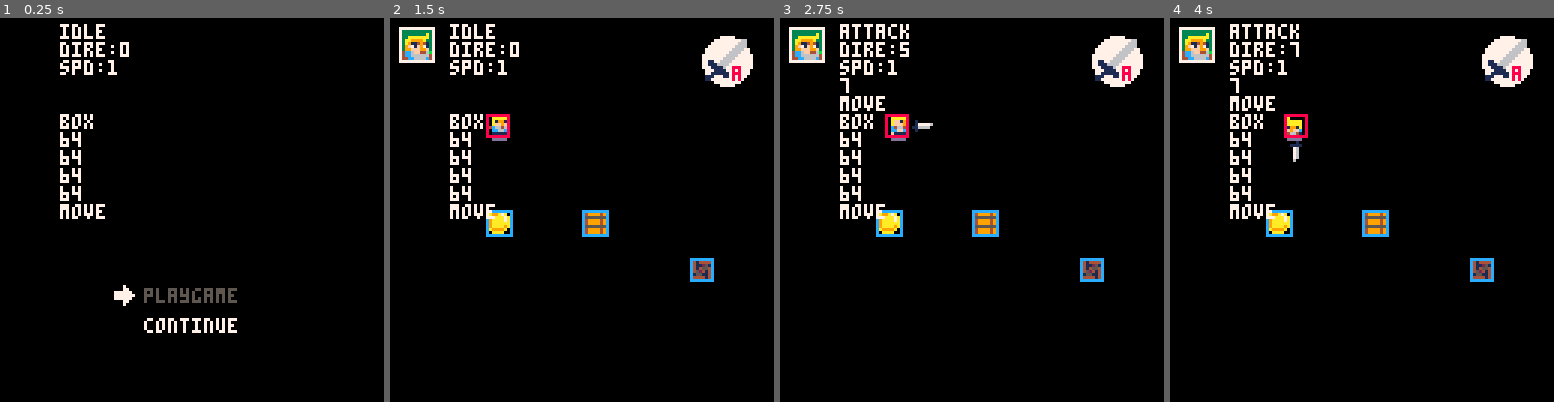
Above: before the commit, frames 1-4 (left to right).
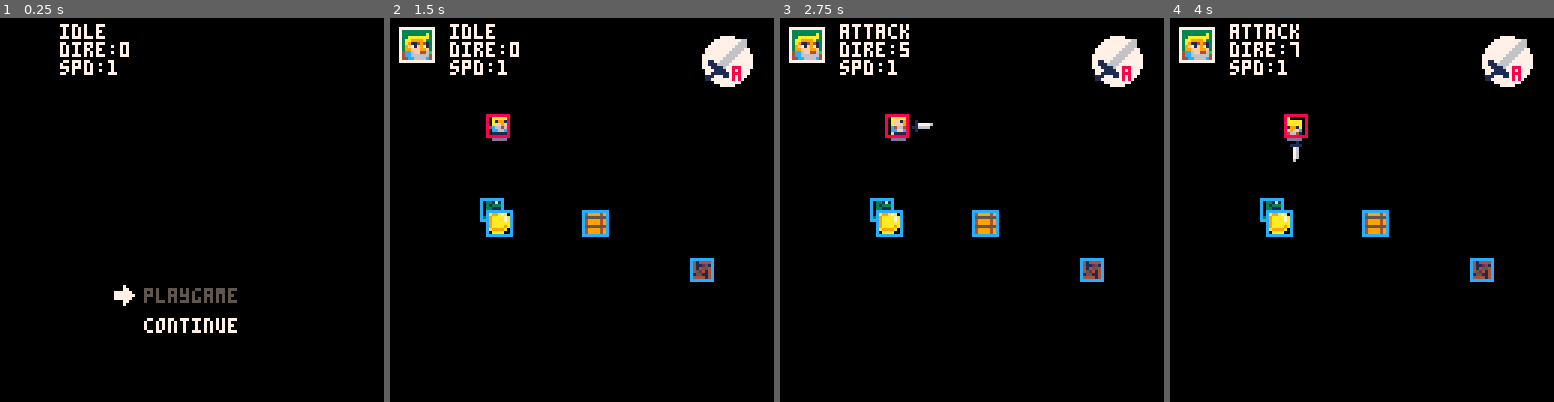
Above: after the commit, the same moments.

Repository: yuwangyu-Hub/pico8arpg
Game: PICO-8 cartridge arpg.p8
The game is run twice, just before and just after one commit, with the same random seed, the same clock (stepped at 60 frames per second) and the same inputs.
Inputs:
- Up to frame 1 (0.25 s): no input
- Up to frame 2 (1.5 s): tap X (X key) at 0.33, 1.07 s; tap O (Z key) at 0.7 s
- Up to frame 3 (2.75 s): hold Right 1.6-2.1 s; tap O (Z key) at 1.7, 2.1, 2.5 s; tap X (X key) at 1.85 s; hold Up 2.15-2.42 s; hold Right from 2.47 s (still down)
- Up to frame 4 (4 s): tap O (Z key) at 2.9, 3.3, 3.7 s; tap X (X key) at 2.97 s; release Right at 3.03 s; hold Left 3.08-3.58 s; hold Down 3.63-3.97 s

The runs differ from the first frame. In frame 1, 0.9% of the frame differs, in the area x 15-28%, y 25-53%; in frame 2, 1.1%; in frame 3, 1.4%, in the area x 15-30%, y 15-54%; in frame 4, 1.4%.

Commit message:
2025-6-19
优化了代码，节省了代币

Diff:
--- /dev/null
+++ b/0_LittleDemo/trace.p8
@@ -0,0 +1,53 @@
+pico-8 cartridge // http://www.pico-8.com
+version 41
+__lua__
+
+--lookat library
+--andy c
+function atan(x1, y1, x2, y2)
+--finds the angle between x & y
+    local x = x2 - x1
+    local y = y2 - y1
+    return atan2(x, y)
+end
+
+function distance(x1, y1, x2, y2)
+    return sqrt((x2 - x1) ^ 2 + (y2 - y1) ^ 2)
+end
+
+function lookat(x1,y1,x2,y2)
+--steps x toward y
+    local x = cos(atan(x1,y1,x2,y2))
+ local y = sin(atan(x1,y1,x2,y2))
+ return x,y
+end
+
+--example
+function _init()
+ obj = {x=63,y=63}
+ trgt = {x=rnd(127),y=rnd(127)}
+end
+
+function _update60()
+    vx,vy = lookat(obj.x,obj.y,trgt.x,trgt.y)
+    obj.x += vx
+    obj.y += vy
+    if abs(distance(obj.x,obj.y,trgt.x,trgt.y)) <= 1 then
+        run()
+    end
+end
+
+function _draw()
+    cls()
+    spr(1,obj.x,obj.y)
+    spr(2,trgt.x,trgt.y)
+end
+__gfx__
+0000000000dddd000066660000000000000000000000000000000000000000000000000000000000000000000000000000000000000000000000000000000000
+000000000dccccd00688886000000000000000000000000000000000000000000000000000000000000000000000000000000000000000000000000000000000
+00700700dccccccd6888888600000000000000000000000000000000000000000000000000000000000000000000000000000000000000000000000000000000
+00077000dccccccd6888888600000000000000000000000000000000000000000000000000000000000000000000000000000000000000000000000000000000
+00077000dccccccd6888888600000000000000000000000000000000000000000000000000000000000000000000000000000000000000000000000000000000
+00700700dccccccd6888888600000000000000000000000000000000000000000000000000000000000000000000000000000000000000000000000000000000
+000000000dccccd00688886000000000000000000000000000000000000000000000000000000000000000000000000000000000000000000000000000000000
+0000000000dddd000066660000000000000000000000000000000000000000000000000000000000000000000000000000000000000000000000000000000000
--- a/action.lua
+++ b/action.lua
@@ -3,18 +3,9 @@
 	if sb.state!= sb.allstate.roll and sb.state!= sb.allstate.attack then
 		input_direct_sys(sb)
 	end
-	--[[当为斜方向，且上一次的方向不是斜方向时，第一时间进行角色位置修正
-	if sb.lastdire!=sb.dire and (sb.dire==2 or sb.dire==4 or sb.dire==6 or sb.dire==8) then
-		sb.x=flr(sb.x)+.5
-		sb.y=flr(sb.y)+.5
-	elseif sb.dire==1 or sb.dire==3 or sb.dire==5 or sb.dire==7 then --当回到正角度将清理小数值
-		sb.x=flr(sb.x)
-		sb.y=flr(sb.y)
-	end]]
 	--角色移动加成（翻滚或移动或推）
 	if (sb.dire>0 or sb.state==sb.allstate.roll) and sb.state!=sb.allstate.attack then
-		sb.x=sb.x+sb.spd.spx
-		sb.y=sb.y+sb.spd.spy
+		sb.x,sb.y=sb.x+sb.spd.spx,sb.y+sb.spd.spy
 	end
 	local switchstate={
 		idle = function()
@@ -33,27 +24,11 @@
 		end,
 		move = function()
 			--sb.speed = nomalize(sb,.7,1)
-			--需求：如果是可以推动的物体，进行推动
-			local _obj
-			local moreclose =128
-			for o in all(obj) do
-				if sqrt(abs(o.x-sb.x)+abs(o.y-sb.y)) < moreclose then
-					moreclose=sqrt(abs(o.x-sb.x)+abs(o.y-sb.y))
-					_obj=o
-				end
-			end
+			local _obj=cdis(obj,wy)
 			local colldire=checkdir(_obj,sb)--检测方向
-			debug=colldire
 			if ck_item(_obj,sb,0,0,0,0) then
-				debug1="ck_item"
-				--and (a== wy.dire or b == wy.dire or c == wy.dire) then
-				--注意，因为pico-8的缺陷，所以存在如果要斜角度归一化，那么像素级别的碰撞，在右边和下边两个角度上，斜角度移动会在设置的像素碰撞上再进一个像素
-				--检测碰撞方向
-				--如果监测到移动前方有物体（flag get）进入push状态
 				move_and_push(_obj,sb,colldire)
-
 			else
-				debug1="move"
 				move(sb)
 				move_anim(sb)
 			end
@@ -61,7 +36,6 @@
 				sb.move_t=0
 				sb.state=sb.allstate.idle
 			end
-			--状态切换
 			if sb.isattack then
                 attack_swordpos(sb)
 				sb.state=sb.allstate.attack
@@ -100,13 +74,6 @@
 				sb.state=sb.allstate.idle
 			end
 		end,
-        push=function()
-			--推动
-			if sb.dire==0 then --如果检测碰撞返回false
-        		sb.state=sb.allstate.idle
-            end
-			--sb.frame=sb.sprs.push[(colldire+1)/2]
-        end,
 		hurt=function()
 		end,
 		death=function()
--- a/arpg.p8
+++ b/arpg.p8
@@ -36,14 +37,14 @@
 00777777777777000222000a0000a000008880000080800000000000000000000000000000600400000009000000000000000000000000000000000000000000
 00000000000000000000000000000000000800000008000000000000000000000000000004044000000000000000000000000000000000000000000000000000
 00000000000000000000000000000000000000000000000000000000000000000000000000000000000000000000000000000000000000000000000000000000
-00000000000000000333300003333000000000000000000000000000000000000000000000000000040000044000004000888800000000000808880008088800
-000bb0000000000001f1330001f133001100001100000000020000200000000000566600005666004044404004044404888ff88800888800808f1880808f1880
-00b7bb00000000003333130033331300e111111e00111100002444420024444005666660056666600466640000466640081ff180888ff888f8f1ff80f8f1ff80
-0baabbb00b7bbb3011113300111133000e1212e00112121022241412022414125516616005166166466176400466176408f11f80081ff180f8f1ff80f8f1ff80
-0bbbbb30babbbbb3bbb33000bbb33000001b1b001e1b1be1002444400224444255666660056666660461140000461140808ff80888f11f88808f1880808f1880
-03bbb3303bbbbb330a3333030a33300300011100e001110e0222a5a20022a5a25551166005511666004640000004640080088008808ff8080028882000288820
-00333300033333300ab3a33b0ab3333b0000000000000000020220220022202255556600005566660404040000404040008ff800000880000880008800820280
-000000000000000000aa0ab000aaaab0000000000000000000000000000000005050600000050606400000400400000400000000008ff8000000000000080800
+00000000000000000003333000033330000000000000000000000000000000000000000000000000040000044000004000888800000000000808880008088800
+000bb0000000000000331f1000331f101100001100000000020000200000000000566600005666004044404004044404888ff88800888800808f1880808f1880
+00b7bb00000000000031333300313333e111111e00111100002444420024444005666660056666600466640000466640081ff180888ff888f8f1ff80f8f1ff80
+0baabbb00b7bbb3000331111003311110e1212e00112121022241412022414125516616005166166466176400466176408f11f80081ff180f8f1ff80f8f1ff80
+0bbbbb30babbbbb300033bbb00033bbb001b1b001e1b1be1002444400224444255666660056666660461140000461140808ff80888f11f88808f1880808f1880
+03bbb3303bbbbb33303333a0300333a000011100e001110e0222a5a20022a5a25551166005511666004640000004640080088008808ff8080028882000288820
+0033330003333330b33a3ba0b3333ba00000000000000000020220220022202255556600005566660404040000404040008ff800000880000880008800820280
+00000000000000000ba0aa000baaaa00000000000000000000000000000000005050600000050606400000400400000400000000008ff8000000000000080800
 00030000000000000000000000000000000000000000000000000000000000000000000000000000000000000000000000000000000000000000000000000000
 31033013000000000000000000000000000000000000000000000000000000000000000000000000000000000000000000000000000000000000000000000000
 33133133000000000000000000000000000000000000000000000000000000000000000000000000000000000000000000000000000000000000000000000000
--- a/draw.lua
+++ b/draw.lua
@@ -1,10 +1,12 @@
 function draw_game()
     shadow(wy)
     att_weapon(wy)
-    --[[角色(敌人/npc)精灵显示
-    for c in all (character) do
-        spr(c.frame, c.x, c.y, 1, 1, c.sprflip)
-    end]]
+    --角色(敌人/npc)精灵显示
+    for c in all (enemy) do
+        spr(c.spr, c.x, c.y)
+        rect(c.x,c.y,c.x+c.w,c.y+c.h,12)
+    end
+
     for o in all (obj) do--物体显示
         spr(o.spr, o.sprx, o.spry)
         rect(o.x,o.y,o.x+o.w,o.y+o.h,12)--物体的碰撞盒
@@ -12,6 +14,7 @@
     --主角
     spr(wy.frame, wy.x, wy.y, 1, 1, wy.sprflip)
     rect(wy.x, wy.y, wy.x+wy.w, wy.y+wy.h,8)--主角spr框
+
     --UI显示
     ui_show()
     --检测碰撞线显示
--- a/main.lua
+++ b/main.lua
@@ -8,11 +8,13 @@
 --地图切换系统（不规则地图）
 --对话系统
 --UI系统
+--3141
 ------------------------------------------------------------
 input_dire={0,1,5,0,3,2,4,3,7,8,6,7,0,1,5,0 } --btn()0-15所对应的方向：从左边开始顺时针8方向
 dirx={-1,-1, 0, 1,1,1, 0,-1}
 diry={ 0,-1,-1,-1,0,1, 1, 1}
-character={} --敌人和NPC
+enemy={}--敌人
+character={} --NPC
 item={}--物品：获取
 obj={}--物体：分为两种，可推动的物体和不可推动的物体
 cb_line={}--碰撞盒
@@ -28,7 +30,7 @@
 	makeobj(1,100,80,7,7,0,0,0,0)--wood
 	makeobj(2,64,64,8,8,0,0,0,0)--box
 	makeobj(3,32,64,8,8,0,0,0,0)--coin
-	--enemydata()
+	en_snake_data()
 end
 function _update()
 	_upd()
@@ -41,8 +43,7 @@
 function startgame()
 	_upd=update_mamenu
 	_drw=draw_mamenu
-	--menu光标
-	mainmenu_cursor={
+	mainmenu_cursor={--menu光标
 		count=1,
 		x=64,
 		y=90,
@@ -56,10 +57,4 @@
 	print("spd:"..wy.speed)
 	print(debug)
 	print(debug1)
-	print(obj[2].name)
-	print(obj[2].sprx)
-	print(obj[2].spry)
-	print(obj[2].x)
-	print(obj[2].y)
-	print(obj[2].type)
 end
--- a/obj_item.lua
+++ b/obj_item.lua
@@ -1,6 +1,6 @@
 --木桩，箱子
 o_name={"wood","box","coin"}
-o_spr= {  80,    81 , 82}
+o_spr= {80,81,82}
 o_type={"fixed","move","move"}
 function makeobj(mb,_sx,_sy,_sw,_sh,_xc,_yc,_wc,_hc)
     local ins={}--obj instance
@@ -15,6 +15,7 @@
     ins.name=o_name[mb]
     ins.spr=o_spr[mb]
     ins.type=o_type[mb]
+    ins.collitem=false --是否碰撞到其他物体，如果碰撞了后面就不可推动
     add(obj,ins)
     return ins
 end
--- a/role.lua
+++ b/role.lua
@@ -24,7 +24,6 @@
 		archery="archery",--射箭
 		roll="roll",
 		hurt="hurt",
-		push="push",--推
 		death="death"
 	}
     wy.state=wy.allstate.idle
@@ -47,26 +46,33 @@
         roll={5,6,6,7,7,5},
         attack={8,9,10},
 		hurt=11,
-		get=12
+		get=12 --只一次
     }
 end
 function sword()
     sword=makerole()--武器
 	sword.sprs={27,23,26,24,25,40,28,39}--匹配角色1-8方向
 end
---[[
---敌人-蛇
-function enemydata()
-    snake=makerole()
-    snake.allstate={
-        idle="idle",
-        trace="trace",
+--敌人分为三种：普通A、普通B、Boss
+--普通A：随机移动
+--普通B：先随机移动，后发现攻击
+--Boss：多种攻击手段
+function en_snake_data()
+    sk=makerole()
+	sk.allstate={
+        ran_move="ran_move",
+        trace="trace",--追踪
         death="death"
     }
-    snake.state=snake.allstate.idle
-    snake.x=30
-    snake.y=0
-    snake.speed=0.5
+    sk.state=sk.allstate.idle
+    sk.x=30
+    sk.y=60
+	sk.w=7
+	sk.h=7
+    sk.speed=0.5
+	sk.crange=5--检测范围
+	sk.spr=50
+	add(enemy,sk)
 end
 --[[
 --追逐
--- a/universal_tools.lua
+++ b/universal_tools.lua
@@ -31,16 +31,12 @@
 	return sb
 end
 function creat_ck_line(_sb,cx,cy,cw,ch)--显示检测的四边
-	local collx=_sb.x+cx
-	local colly=_sb.y+cy
-	local collw=_sb.w+cw
-	local collh=_sb.h+ch
+	local collx,colly,collw,collh=_sb.x+cx,_sb.y+cy,_sb.w+cw,_sb.h+ch
 	----ck:check，coll:collision
-	cb_line[1]={num=1,x1=collx,   y1=colly+7,x2=collx,  y2=colly,   c=14, ck=false, coll=false}
-	cb_line[2]={num=3,x1=collx,   y1=colly,  x2=collx+7,y2=colly,   c=14, ck=false, coll=false}
-	cb_line[3]={num=5,x1=collx+7, y1=colly,  x2=collx+7,y2=colly+7, c=14, ck=false, coll=false}
-	cb_line[4]={num=7,x1=collx+7, y1=colly+7,x2=collx,  y2=colly+7, c=14, ck=false, coll=false}
-	--return collx,colly
+	cb_line[1]={num=1,x1=collx,   y1=colly+7,x2=collx,  y2=colly,   c=14, ck=false, coll=false} --1 0700
+	cb_line[2]={num=3,x1=collx,   y1=colly,  x2=collx+7,y2=colly,   c=14, ck=false, coll=false} --3 0070
+	cb_line[3]={num=5,x1=collx+7, y1=colly,  x2=collx+7,y2=colly+7, c=14, ck=false, coll=false} --5 7077
+	cb_line[4]={num=7,x1=collx+7, y1=colly+7,x2=collx,  y2=colly+7, c=14, ck=false, coll=false} --7 7707
 end
 function act_checkline(sb)--识别方向激活检测
     if sb.dire==1 or sb.dire== 3 or sb.dire==5 or sb.dire==7 then
@@ -120,6 +116,18 @@
 		return false
 	end
 end
+function cdis(_Group,_sb)--check_distance检测集合内的最近距离
+	local mdis =128--最大距离
+	local mdis_o
+	for o in all(_Group) do
+		if sqrt(abs(o.x-_sb.x)+abs(o.y-_sb.y)) < mdis then
+			mdis=sqrt(abs(o.x-_sb.x)+abs(o.y-_sb.y))
+			mdis_o =  o
+		end
+	end
+	return mdis_o
+end
+--[[
 function move_and_push(_obj,_sb,_colldire)
 	--一种1、3、5、7方向数据的整合码
 	--[[Dimensional dataset
@@ -145,17 +153,17 @@
 	else
 		move(_sb)
 	end
-	]]
+
 	--*边缘滑动过渡效果
 	if _colldire==1 then
 		if _sb.dire==1  then
 			if checkcolledge(_obj,_sb,_colldire) then
 				if abs(_obj.y-(_sb.y+_sb.h))<=3 and _sb.dire==1 then
 					_sb.spd.spx=0
-					_sb.spd.spy=-1*_sb.speed
+					_sb.spd.spy= -_sb.speed
 				elseif abs((_obj.y+_obj.h)-_sb.y)<=3 and _sb.dire==1 then
 					_sb.spd.spx=0
-					_sb.spd.spy=1*_sb.speed
+					_sb.spd.spy=_sb.speed
 				end
 			else
 				if _obj.type=="fixed" then
@@ -167,14 +175,14 @@
 					pull_anim(_sb,_colldire)
 				end
 			end
-		elseif  _sb.dire==2 or _sb.dire==8 then
+		elseif  _sb.dire==2 or _sb.dire==8 or _sb.dire==3 or _sb.dire==7 then
 			_sb.spd.spx=0
 			_sb.spd.spy=diry[_sb.dire]*_sb.speed
-			pull_anim(_sb,_colldire)
-		elseif _sb.dire==3 or _sb.dire==7 then
-			_sb.spd.spx=0
-			_sb.spd.spy=diry[_sb.dire]*_sb.speed
-			move_anim(_sb)
+			if _sb.dire==2 or _sb.dire==8 then
+				pull_anim(_sb,_colldire)
+			else
+				move_anim(_sb)
+			end
 		else
 			move(_sb)
 		end
@@ -182,10 +190,10 @@
 		if _sb.dire==3   then
 			if checkcolledge(_obj,_sb,_colldire) then
 				if abs(_obj.x-(_sb.x+_sb.w))<=3 and _sb.dire==3 then
-					_sb.spd.spx=-1*_sb.speed
+					_sb.spd.spx= -_sb.speed
 					_sb.spd.spy=0
 				elseif abs((_obj.x+_obj.w)-_sb.x)<=3 and _sb.dire==3 then
-					_sb.spd.spx=1*_sb.speed
+					_sb.spd.spx=_sb.speed
 					_sb.spd.spy=0
 				end
 			else
@@ -198,14 +206,14 @@
 					pull_anim(_sb,_colldire)
 				end
 			end
-		elseif _sb.dire==2 or _sb.dire==4 then
+		elseif _sb.dire==2 or _sb.dire==4 or _sb.dire==1 or _sb.dire==5 then
 			_sb.spd.spx=dirx[_sb.dire]*_sb.speed
 			_sb.spd.spy=0
-			pull_anim(_sb,_colldire)
-		elseif _sb.dire==1 or _sb.dire==5 then
-			_sb.spd.spx=dirx[_sb.dire]*_sb.speed
-			_sb.spd.spy=0
-			move_anim(_sb)
+			if _sb.dire==2 or _sb.dire==4 then
+				pull_anim(_sb,_colldire)
+			else
+				move_anim(_sb)
+			end
 		else
 			move(_sb)
 		end
@@ -214,10 +222,10 @@
 			if checkcolledge(_obj,_sb,_colldire) then
 				if abs(_obj.y-(_sb.y+_sb.h))<=3 and _sb.dire==5 then
 					_sb.spd.spx=0
-					_sb.spd.spy=-1*_sb.speed
+					_sb.spd.spy= -_sb.speed
 				elseif abs((_obj.y+_obj.h)-_sb.y)<=3 and _sb.dire==5 then
 					_sb.spd.spx=0
-					_sb.spd.spy=1*_sb.speed
+					_sb.spd.spy=_sb.speed
 				end
 			else
 				if _obj.type=="fixed" then
@@ -228,16 +236,15 @@
 					pushsth(_obj,_sb,_colldire)
 					pull_anim(_sb,_colldire)
 				end
-
-			end
-		elseif _sb.dire==4 or _sb.dire==6 then
+			end
+		elseif _sb.dire==4 or _sb.dire==6 or _sb.dire==3 or _sb.dire==7 then
 			_sb.spd.spx=0
 			_sb.spd.spy=diry[_sb.dire]*_sb.speed
-			pull_anim(_sb,_colldire)
-		elseif _sb.dire==3 or _sb.dire==7 then
-			_sb.spd.spx=0
-			_sb.spd.spy=diry[_sb.dire]*_sb.speed
-			move_anim(_sb)
+			if _sb.dire==4 or _sb.dire==6 then
+				pull_anim(_sb,_colldire)
+			else
+				move_anim(_sb)
+			end
 		else
 			move(_sb)
 		end
@@ -245,10 +252,10 @@
 		if _sb.dire==7 then
 			if checkcolledge(_obj,_sb,_colldire) then
 				if abs(_obj.x-(_sb.x+_sb.w))<=3  and _sb.dire==7 then
-					_sb.spd.spx=-1*_sb.speed
+					_sb.spd.spx= -_sb.speed
 					_sb.spd.spy=0
 				elseif abs((_obj.x+_obj.w)-_sb.x)<=3 and _sb.dire==7 then
-					_sb.spd.spx=1*_sb.speed
+					_sb.spd.spx=_sb.speed
 					_sb.spd.spy=0
 				end
 			else
@@ -261,17 +268,21 @@
 					pull_anim(_sb,_colldire)
 				end
 			end
-		elseif  _sb.dire==8 or _sb.dire==6 then
+		elseif  _sb.dire==8 or _sb.dire==6 or  _sb.dire==1 or _sb.dire==5 then
 			_sb.spd.spx=dirx[_sb.dire]*_sb.speed
 			_sb.spd.spy=0
-			pull_anim(_sb,_colldire)
-		elseif _sb.dire==1 or _sb.dire==5 then
-			_sb.spd.spx=dirx[_sb.dire]*_sb.speed
-			_sb.spd.spy=0
-			move_anim(_sb)
-		else
-			move(_sb)
-		end
+			if _sb.dire==8 or _sb.dire==6 then
+				pull_anim(_sb,_colldire)
+			else
+				move_anim(_sb)
+			end
+		else
+			move(_sb)
+		end
+	else
+		 check_Diagonal(_colldire,_sb)
+	end
+	--[[
 	elseif _colldire==2 then
 		if _sb.dire==6 then
 			_sb.spd.spx=0
@@ -301,8 +312,70 @@
 			move(_sb)
 		end
 	end
-end
-function checkcolledge(_obj,_sb,_colldire)--检测是否在碰撞边缘
+end]]
+function move_and_push(_obj,_sb,_colldire)
+	local d_date={{1,2,8,3,7,0,1},{3,2,4,1,5,1,0},{5,4,6,3,7,0,1},{7,8,6,1,3,1,0}}
+	local direnum=(_colldire+1)/2
+	if _colldire==1 or _colldire==3 or _colldire==5 or _colldire==7 then
+		if _sb.dire==d_date[direnum][1] then
+			if checkcolledge(_obj,_sb,_colldire) then
+				if  d_date[direnum][6]==1 then --x==1
+					if abs(_obj.x-(_sb.x+_sb.w))<=3 and _sb.dire==d_date[direnum][1] then
+						_sb.spd.spx=-_sb.speed
+						_sb.spd.spy=0
+					elseif abs((_obj.x+_obj.w)-_sb.x)<=3 and _sb.dire==d_date[direnum][1] then
+						_sb.spd.spx=_sb.speed
+						_sb.spd.spy=0
+					end
+				elseif d_date[direnum][7]==1 then--y==1
+					if abs(_obj.y-(_sb.y+_sb.h))<=3 and _sb.dire==d_date[direnum][1] then
+						_sb.spd.spx=0
+						_sb.spd.spy= -_sb.speed
+					elseif abs((_obj.y+_obj.h)-_sb.y)<=3 and _sb.dire==d_date[direnum][1] then
+						_sb.spd.spx=0
+						_sb.spd.spy=_sb.speed
+					end
+				end
+			else
+				if _obj.type=="fixed" then
+					_sb.spd.spx=dirx[_sb.dire]*_sb.speed*d_date[direnum][6]
+					_sb.spd.spy=diry[_sb.dire]*_sb.speed*d_date[direnum][7]
+				elseif _obj.type=="move" then
+					pushsth(_obj,_sb,_colldire)
+				end
+				pull_anim(_sb,_colldire)
+			end
+		elseif _sb.dire==d_date[direnum][2] or _sb.dire==d_date[direnum][3] or _sb.dire==d_date[direnum][4] or _sb.dire==d_date[direnum][5] then
+			_sb.spd.spx=dirx[_sb.dire]*_sb.speed*d_date[direnum][6]
+			_sb.spd.spy=diry[_sb.dire]*_sb.speed*d_date[direnum][7]
+			if _sb.dire==d_date[direnum][2] or _sb.dire==d_date[direnum][3] then
+				pull_anim(_sb,_colldire)
+			else
+				move_anim(_sb)
+			end
+		else
+			move(_sb)
+		end
+	else --2468
+		check_Diagonal(_colldire,_sb)
+	end
+end
+
+function check_Diagonal(_colldire,_sb)
+	local coll_dire={{2,6},{4,8},{6,2},{8,4}}
+	for i=1,#coll_dire do
+		if coll_dire[i][1]==_colldire then
+			if coll_dire[i][2]==_sb.dire then
+				_sb.spd.spx=0
+				_sb.spd.spy=0
+			else
+				move(_sb)
+			end
+		end
+	end
+end
+
+function checkcolledge(_obj,_sb,_colldire)--检测是否在碰撞斜边缘，小于等于3的像素位置
 	local sbcenter_x,sbcenter_y=_sb.x+_sb.w/2,_sb.y+_sb.h/2
 	local objcenter_x,objcenter_y=_obj.x+_obj.w/2,_obj.y+_obj.h/2
 	if _colldire==1 or _colldire==5 then
--- a/update.lua
+++ b/update.lua
@@ -2,11 +2,6 @@
 	wyfsm(wy)--主角的行为
 	--chase(snake,wy)
 	spr_flip(wy)
-end
-function jishi()
-	local t=0
-	t+=1
-	return t
 end
 function update_mamenu()
 	blinkt+=1
Not shown, changed: .DS_Store
